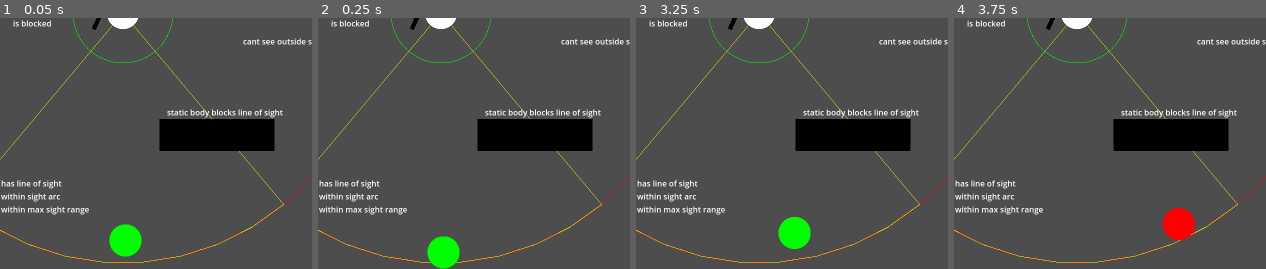
Above: before the commit, frames 1-4 (left to right).
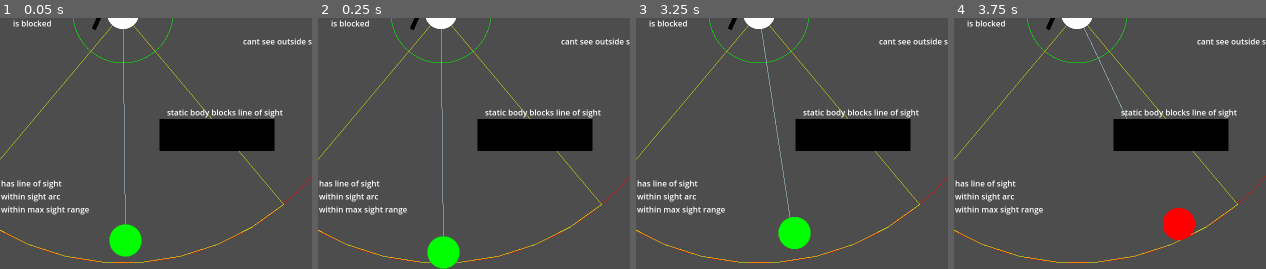
Above: after the commit, the same moments.

Repository: xiaocod/MizGodotTools
Game: Godot game, scene res://example_scenes/npc_vision_example/npc_vision_example.tscn
Same seed, same stepped clock (60 frames per second), same inputs: the game is played once before the commit and once after it. The project has no main scene, so this scene is started directly.
Inputs:
- Up to frame 1 (0.05 s): no input
- Up to frame 2 (0.25 s): no input
- Up to frame 3 (3.25 s): no input
- Up to frame 4 (3.75 s): no input
The pictures show only the part of the screen within x 39-89%, y 36-86%; the shares and areas given below are measured in that part.

The runs differ from the first frame. In frame 1, 0.3% of the frame differs, in the area x 39-41%, y 4-83%; in frame 2, 0.3%, in the area x 39-41%, y 4-88%; in frame 3, 0.3%; in frame 4, 0.1%.

Commit message:
polished vision debug view a little more

Diff:
--- a/characters_utility/vision_manager/vision_manager.gd
+++ b/characters_utility/vision_manager/vision_manager.gd
@@ -10,8 +10,10 @@
 @export var front_direction = DIRECTIONS.RIGHT #which way does this character face by default
 
 @export var debug_view = false
+var did_los_check = false # used for debug view
 
 func can_see_point(point: Vector2):
+	did_los_check = false
 	queue_redraw()
 
 	if point_outside_max_sight_range(point):
@@ -55,11 +57,13 @@
 	return dist_to_point > cant_see_past_dist * cant_see_past_dist
 
 func has_los_to_point(point: Vector2):
+	did_los_check = true
 	ray_cast_2d.enabled = true
 	ray_cast_2d.target_position = ray_cast_2d.to_local(point)
 	ray_cast_2d.force_raycast_update()
 	var has_los = !ray_cast_2d.is_colliding()
-	ray_cast_2d.enabled = false
+	if !debug_view: # have to leave enabled to get collision point in debug
+		ray_cast_2d.enabled = false
 	return has_los
 
 func _draw():
@@ -72,3 +76,9 @@
 	draw_line(Vector2.ZERO, fwd.rotated( half_arc)*cant_see_past_dist, Color.YELLOW)
 	draw_line(Vector2.ZERO, fwd.rotated(-half_arc)*cant_see_past_dist, Color.YELLOW)
 	draw_arc(Vector2.ZERO, cant_see_past_dist, fwd.angle() + half_arc, fwd.angle() - half_arc, 10, Color.YELLOW, 1)
+
+	var end_pos = ray_cast_2d.to_global(ray_cast_2d.target_position)
+	if ray_cast_2d.is_colliding():
+		end_pos = ray_cast_2d.get_collision_point()
+	if did_los_check:
+		draw_line(Vector2.ZERO, to_local(end_pos), Color.LIGHT_BLUE, 1)
--- a/example_scenes/npc_vision_example/npc_vision_example.gd
+++ b/example_scenes/npc_vision_example/npc_vision_example.gd
@@ -5,7 +5,7 @@
 @onready var target_sprite_2d = $MovementBase/VisionTarget/Sprite2D
 @onready var vision_target = $MovementBase/VisionTarget
 
-func _process(delta):
+func _process(_delta):
 	target_sprite_2d.modulate = Color.RED
 	if vision_manager.can_see_point(vision_target.global_position):
 		target_sprite_2d.modulate = Color.GREEN
